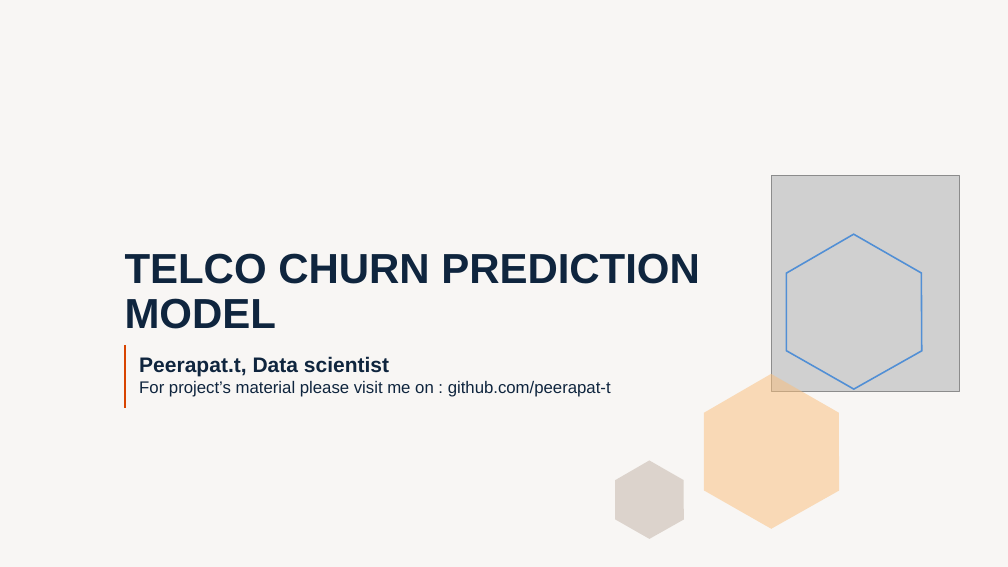
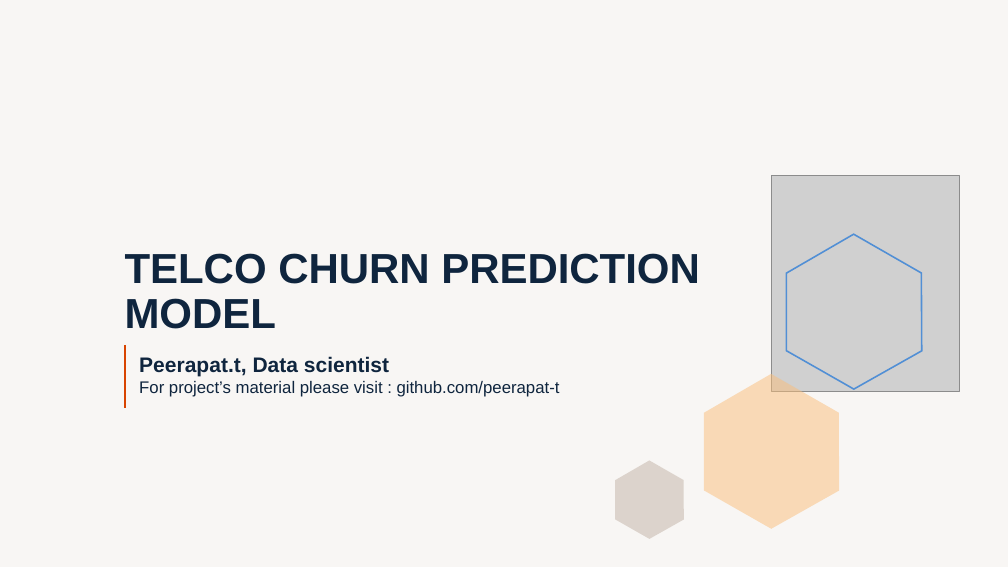
Before and after one commit to peerapat-t/telco_churn_prediction_model, a slide deck: slide 1 of Telco churn prediction model presentation.pptx. Drawn at 1008x567 pixels with LibreOffice and Linux fonts; fonts in the diff are those of the drawing; grey boxes stand for pictures. Boxes give left, top, right and bottom in pixels: in the first picture for what was removed or moved away, otherwise in the second. Text is boxed around its words. In the diff, an @@ line names an element or a change of style, - is before the commit and + after.

```diff
--- a/Telco churn prediction model presentation.pptx
+++ b/Telco churn prediction model presentation.pptx
@@ text at bbox=[139, 356, 560, 397]: text changed @@
-Peerapat.t, Data scientist
-For project’s material please visit me on : github.com/peerapat-t
+Peerapat.t, Data scientist
+For project’s material please visit : github.com/peerapat-t
```
Also in this commit, not shown: 17 other slides changed, 2 other files.
